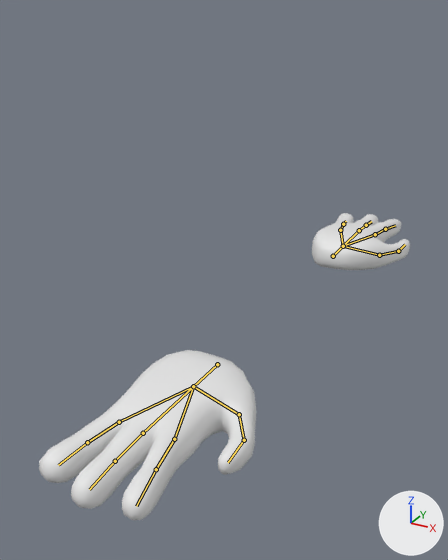
A saved change to the Blender file Assets/Models/Hands.blend.
One viewpoint serves both versions: a camera (50 mm lens) standing at (2.17, -4.79, 3.31) and looking at (-0.15, -0.57, 1.2). The axes (+X, +Y, +Z) are drawn at lower right. The lights are the same throughout. The bones that bend it are drawn over the model as lines.
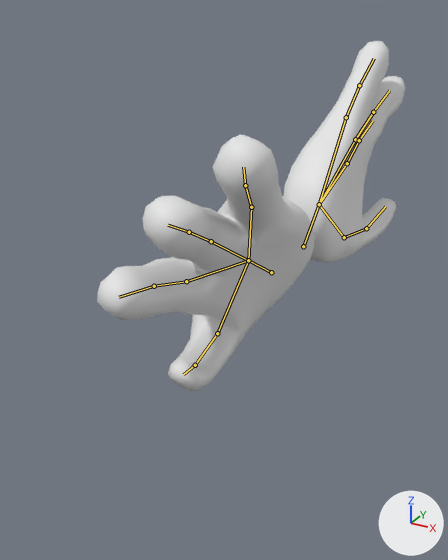
The newer file adds an action. The first version stands in its rest pose; the second is drawn at frame 15 of the action 'AskForBall'.

Location of each change, [x1, y1, x2, y2] in pixels of the pictures (448 x 560 px):
'Cube.001', posed (17% narrower, 14% taller)
    before: [39, 213, 410, 520]
    after: [97, 41, 405, 391]
bone 'Bone', root to tip
    before: (333, 256) to (343, 246)
    after: (271, 272) to (248, 260)
bone 'Bone.001', root to tip
    before: (343, 246) to (340, 230)
    after: (248, 260) to (251, 207)
bone 'Bone.002', root to tip
    before: (343, 246) to (359, 230)
    after: (248, 260) to (211, 241)
bone 'Bone.003', root to tip
    before: (343, 246) to (375, 234)
    after: (248, 260) to (186, 281)
bone 'Bone.004', root to tip
    before: (343, 246) to (379, 255)
    after: (248, 260) to (217, 333)
bone 'Bone.013', root to tip
    before: (217, 364) to (193, 386)
    after: (303, 246) to (319, 204)
bone 'Bone.014', root to tip
    before: (193, 386) to (119, 422)
    after: (319, 204) to (346, 117)
bone 'Bone.017', root to tip
    before: (193, 386) to (143, 433)
    after: (319, 204) to (355, 139)
bone 'Bone.023', root to tip
    before: (193, 386) to (239, 414)
    after: (319, 204) to (344, 237)

The change in detail:
Bone 'Bone' (bone_bone) moves from (0.0, 0.0, 0.0) to (0.0, -4.21, 1.05).
Bone 'Bone' (bone_bone) turns from (0, 0, 0) to (57, 52, -130) degrees about its own x, y and z.
Bone 'Bone' (bone_bone) is rescaled from (1.0, 1.0, 1.0) to (1.5, 1.5, 1.5).
Bone 'Bone.001' (bone_bone_001) turns from (0, 0, 0) to (-10, 4, 0) degrees about its own x, y and z.
Bone 'Bone.002' (bone_bone_002) turns from (0, 0, 0) to (-8, 0, 0) degrees about its own x, y and z.
Bone 'Bone.003' (bone_bone_003) turns from (0, 0, 0) to (-7, -3, 0) degrees about its own x, y and z.
Bone 'Bone.004' (bone_bone_004) turns from (0, 0, 0) to (-10, -19, 0) degrees about its own x, y and z.
Bone 'Bone.013' (bone_bone_013) moves from (0.0, 0.0, 0.0) to (-0.5, -4.35, -0.93).
Bone 'Bone.013' (bone_bone_013) turns from (0, 0, 0) to (-149, -20, -33) degrees about its own x, y and z.
Bone 'Bone.013' (bone_bone_013) is rescaled from (1.0, 1.0, 1.0) to (1.5, 1.5, 1.5).
Bone 'Bone.014' (bone_bone_014) turns from (0, 0, 0) to (-6, -2, -1) degrees about its own x, y and z.
Bone 'Bone.017' (bone_bone_017) turns from (0, 0, 0) to (-9, 9, 0) degrees about its own x, y and z.
Bone 'Bone.023' (bone_bone_023) turns from (0, 0, 0) to (-3, 21, 2) degrees about its own x, y and z.
